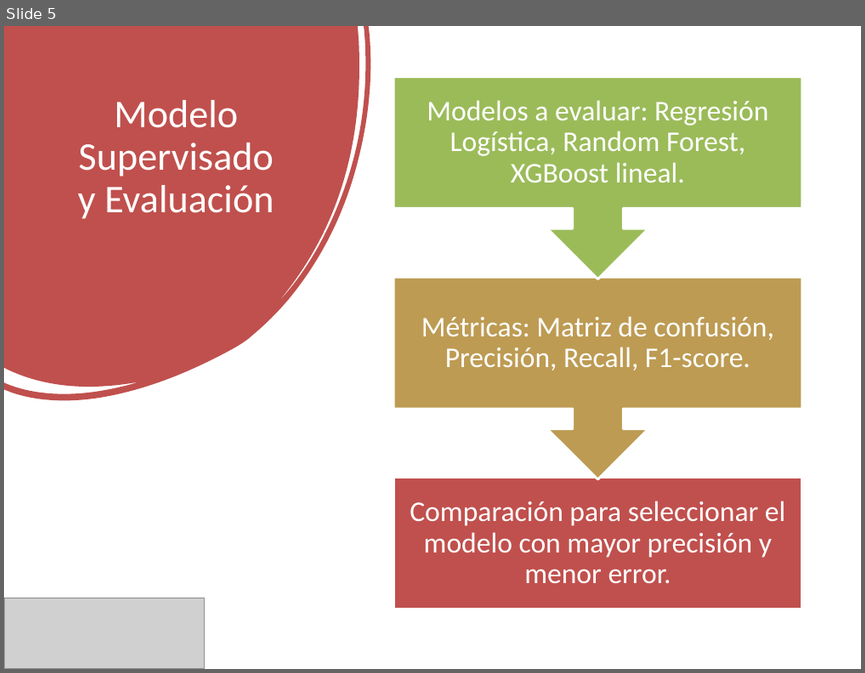
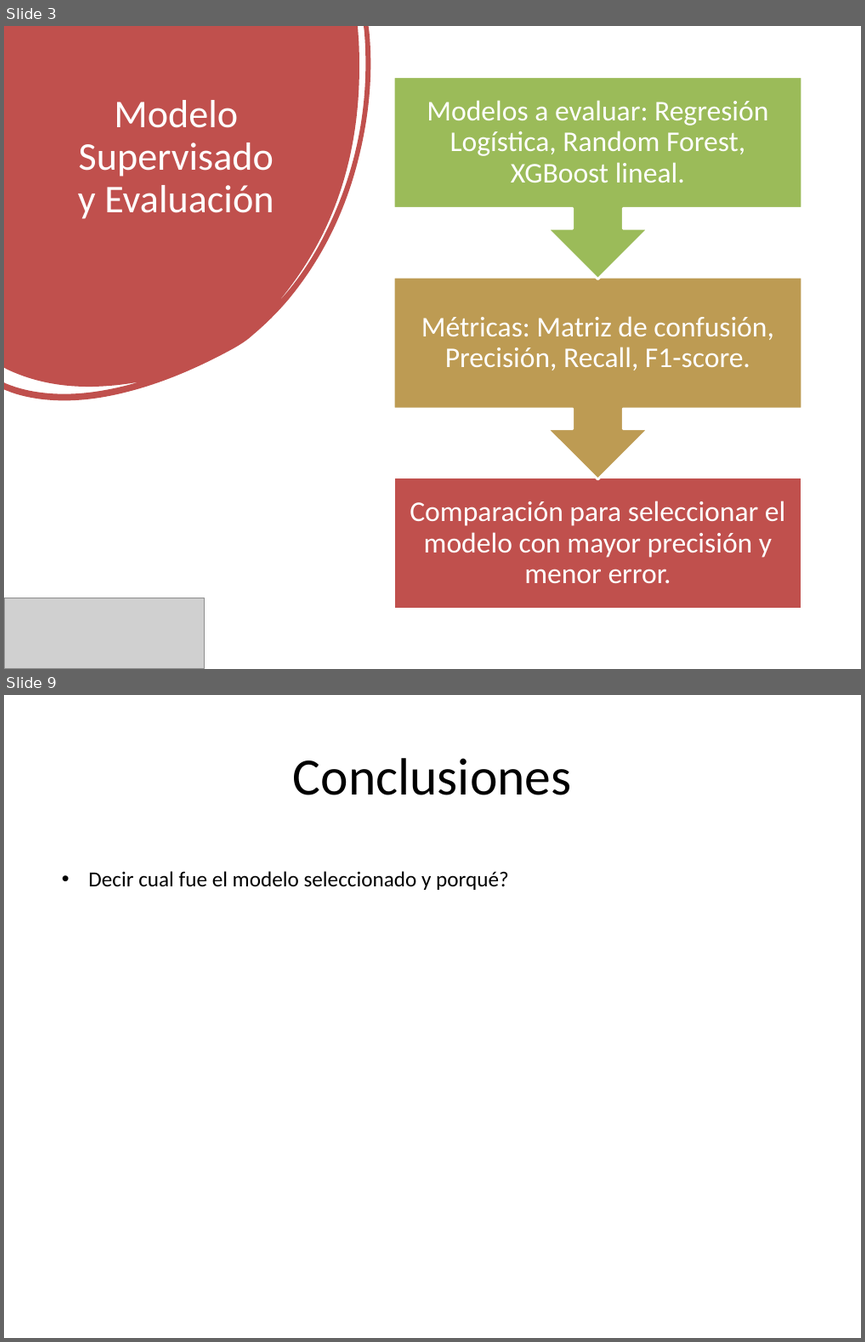
Before and after one commit to andreess891/Proyecto1_UdeM, a slide deck: Modelo_Clasificacion_Desviaciones.pptx. Shown one above the other, each under a label of ours: slide 5 before the commit, slides 3 and 9 after it; the slides between them are not shown. The pictures are 865x673 and 865x1342 pixels, drawn with LibreOffice and Linux fonts; fonts in the diff are those of the drawing; grey boxes stand for pictures. Boxes give left, top, right and bottom in pixels: in the first picture for what was removed or moved away, otherwise in the second. Text is boxed around its words. In the diff, an @@ line names an element or a change of style, - is before the commit and + after.

```diff
--- a/Modelo_Clasificacion_Desviaciones.pptx
+++ b/Modelo_Clasificacion_Desviaciones.pptx
@@ slide 9 added at bbox=[4, 695, 861, 1338], background #FFFFFF @@
@@ title added at bbox=[293, 758, 572, 795], 44 pt, text #000000 @@
+Conclusiones
@@ text added at bbox=[88, 871, 509, 890], 18 pt, text #000000 @@
+• Decir cual fue el modelo seleccionado y porqué?
@@ what was slide 5 is now slide 3 @@
```
Also in this commit, not shown: 1 slide changed, 4 other slides added, 1 slide removed, 4 other files.
